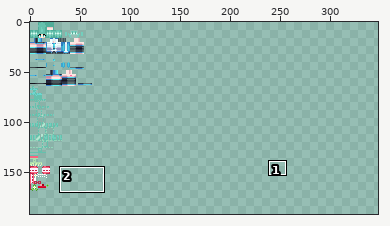
A sprite sheet gets an edit: textures/main.png. Above, an overview of the earlier version with the close-up marked.
Close-up. Before:
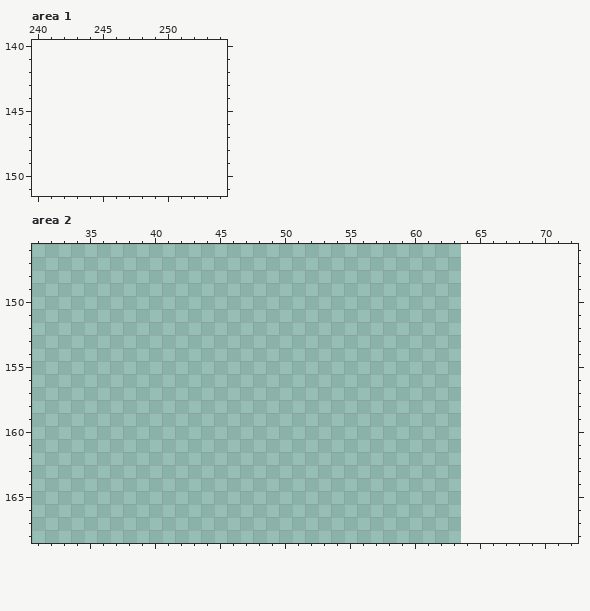
The file is 64x196 pixels. Colours within 5 levels of each other are drawn and written as one. Shown: area 1: x 240..254, y 140..151; area 2: x 31..72, y 146..168. The old version is drawn lined up with the new one, on the new canvas. The wide view leaves out empty margins. The commit also changed other parts of the picture, which this record leaves out.
Palette (. is transparent): 
New version:
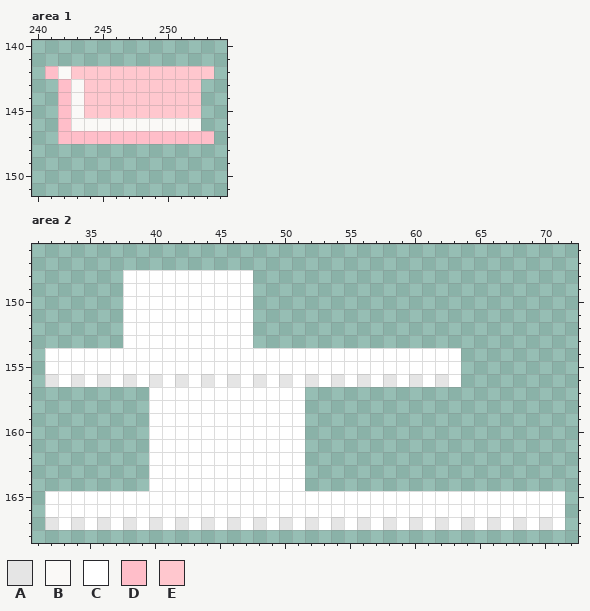
Colours new in this view: A #e5e5e5  B #faf9f7  C #ffffff  D #ffbec9  E #ffc7ce
Change:
canvas 64x196 -> 348x196
Area 1:
y 142: x 241..253 ............. -> DBEEEEEEEEEEE
y 143..145: x 242..252 ........... -> DBEEEEEEEEE
y 146: x 242..252 ........... -> DBBBBBBBBBB
y 147: x 242..253 ............ -> DDDDDDDDDDDD
Area 2:
y 148..153: x 38..47 .......... -> CCCCCCCCCC
y 154..155: x 32..63 ................................ -> CCCCCCCCCCCCCCCCCCCCCCCCCCCCCCCC
y 156: x 32..63 ................................ -> ACACACACACACACACACACACACACACACAC
y 157..164: x 40..51 ............ -> CCCCCCCCCCCC
y 165..166: x 32..71 ........................................ -> CCCCCCCCCCCCCCCCCCCCCCCCCCCCCCCCCCCCCCCC
y 167: x 32..71 ........................................ -> ACACACACACACACACACACACACACACACACACACACAC
